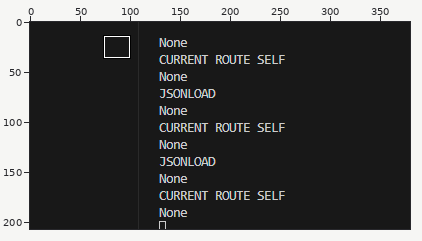
Sprite sheet, stored at CaughtImage.png. The first picture is a wide view before the edit; the outline marks the close-up.
Close-up. Earlier state:
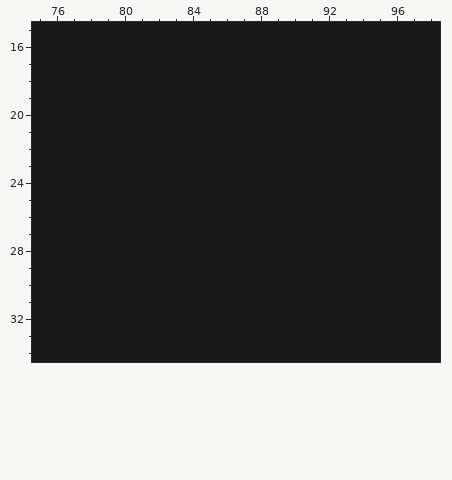
The file is 380x207 pixels. Colours within 5 levels of each other are drawn and written as one. Shown: x 75..98, y 15..34. The commit also changed other parts of the picture, which this record leaves out.
New version:
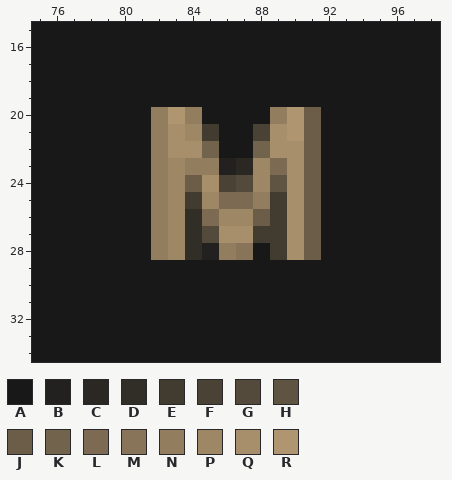
Palette (. is transparent): A #181818  B #23211f  C #2b2823  D #312d27  E #413b30  F #4a4235  G #534a3b  H #5f5341  J #6b5d48  K #72634c  L #7c6a52  M #887459  N #927e5f  P #9d8765  Q #a78f6b  R #af9670
Change:
The author changed colour A to colour B in row 23 at x 86; in row 28 at x 85.
The author changed colour A to colour C in row 23 at x 87.
The author changed colour A to colour D in rows 26 to 28 at x 84.
The author changed colour A to colour E in row 21 at x 85; in row 25 at x 84 and 89; in row 26 at x 89; in row 27 at x 88 to 89; in row 28 at x 89.
The author changed colour A to colour F in row 21 at x 88; in row 24 at x 86.
The author changed colour A to colour G in row 24 at x 87; in row 27 at x 85.
The author changed colour A to colour H in row 24 at x 89.
The author changed colour A to colour J in rows 20 to 23 at x 91; in row 24 at x 84 and 91; in row 25 at x 91; in row 26 at x 88 and 91; in rows 27 to 28 at x 91.
The author changed colour A to colour K in row 22 at x 85 and 88.
The author changed colour A to colour L in row 23 at x 89; in row 25 at x 86 to 87; in row 26 at x 85.
The author changed colour A to colour M in row 28 at x 87.
The author changed colour A to colour N in row 20 at x 82, 84 and 89; in rows 21 to 22 at x 82; in row 23 at x 82 and 84 to 85; in row 24 at x 82; in row 25 at x 82 and 88; in rows 26 to 27 at x 82.
The author changed colour A to colour N in row 28 at x 82 and 86.
The author changed colour A to colour P in row 21 at x 84; in rows 23 to 24 at x 83 and 88; in row 25 at x 83 and 85; in row 26 at x 83 and 86 to 87; in rows 27 to 28 at x 83.
The author changed colour A to colour Q in row 21 at x 83 and 89; in row 22 at x 83 to 84 and 89 to 90; in row 23 at x 90; in row 24 at x 85 and 90; in rows 25 to 26 at x 90; in row 27 at x 86 to 87 and 90.
The author changed colour A to colour Q in row 28 at x 90.
The author changed colour A to colour R in row 20 at x 83 and 90; in row 21 at x 90.
Pixel boxes of the changes (left, top, right, bottom) in both close-ups:
changed: (151, 107, 321, 260)
